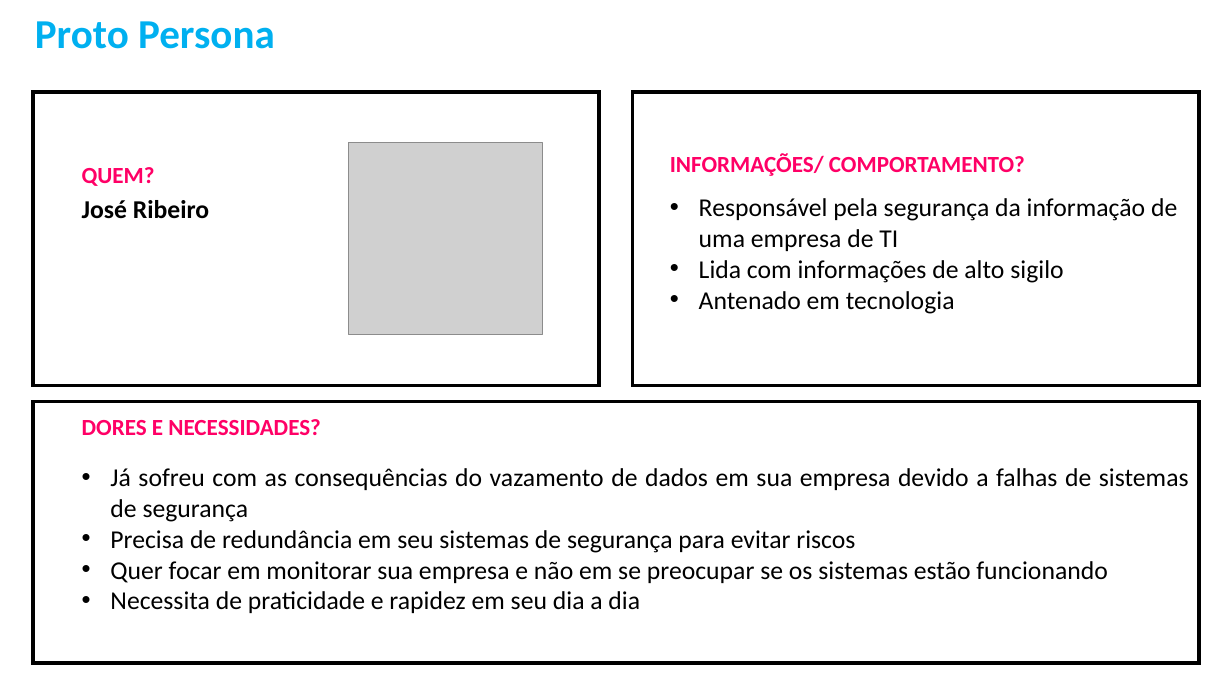
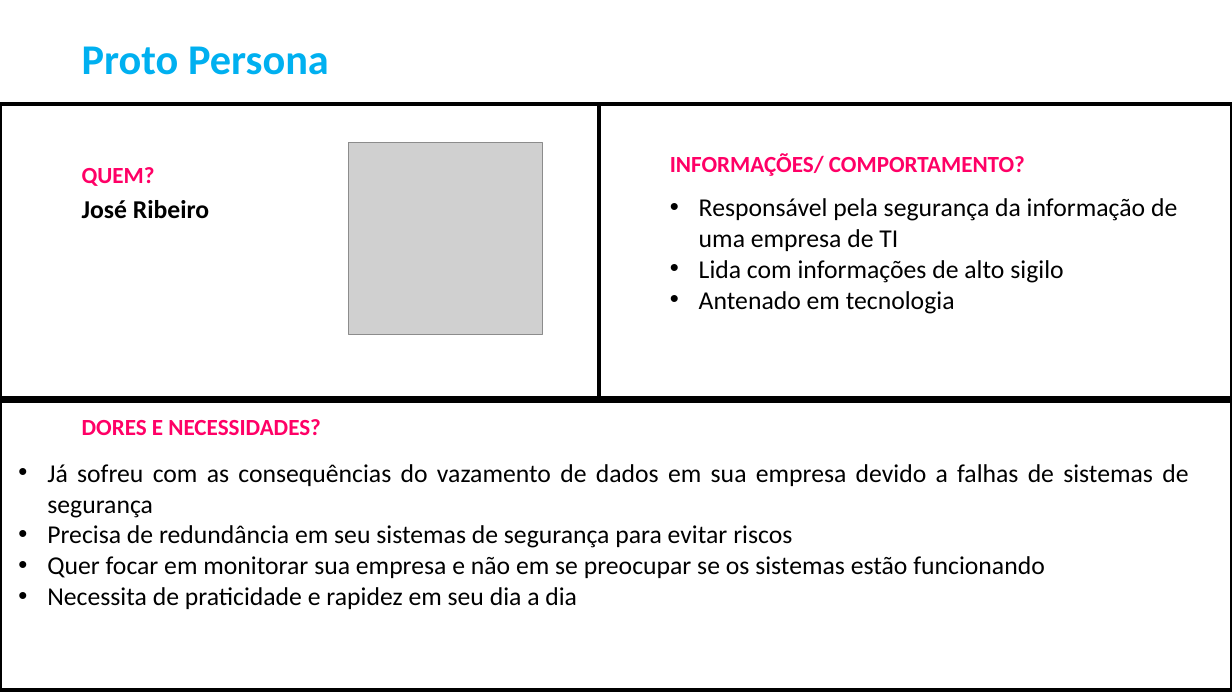
Before and after one commit to bandtec-2-semestre/Doc, a slide deck: slide 2 of Proto_Persona.pptx (slide 1 before the commit). Drawn at 1232x693 pixels with LibreOffice and Linux fonts; fonts in the diff are those of the drawing; grey boxes stand for pictures. Boxes give left, top, right and bottom in pixels: in the first picture for what was removed or moved away, otherwise in the second. Text is boxed around its words. In the diff, an @@ line names an element or a change of style, - is before the commit and + after.

```diff
--- a/Proto_Persona.pptx
+++ b/Proto_Persona.pptx
@@ text "Proto Persona": place and size @@
-text "Proto Persona" at bbox=[35, 21, 275, 49]
+text "Proto Persona" at bbox=[82, 46, 329, 75]
@@ text "Proto Persona" at bbox=[82, 46, 329, 75]: size 32 to 33 pt @@
@@ rectangle: place and size @@
-rectangle at bbox=[33, 91, 600, 385]
+rectangle at bbox=[0, 104, 600, 398]
@@ rectangle: place and size @@
-rectangle at bbox=[633, 91, 1200, 385]
+rectangle at bbox=[600, 104, 1232, 398]
@@ rectangle: place and size @@
-rectangle at bbox=[33, 402, 1200, 664]
+rectangle at bbox=[0, 402, 1232, 690]
@@ text "Já sofreu com as consequências ..." rewrapped from bbox=[110, 468, 1189, 613] to bbox=[47, 464, 1188, 609] @@
```
Also in this commit, not shown: 9 slides added, 8 other files.
